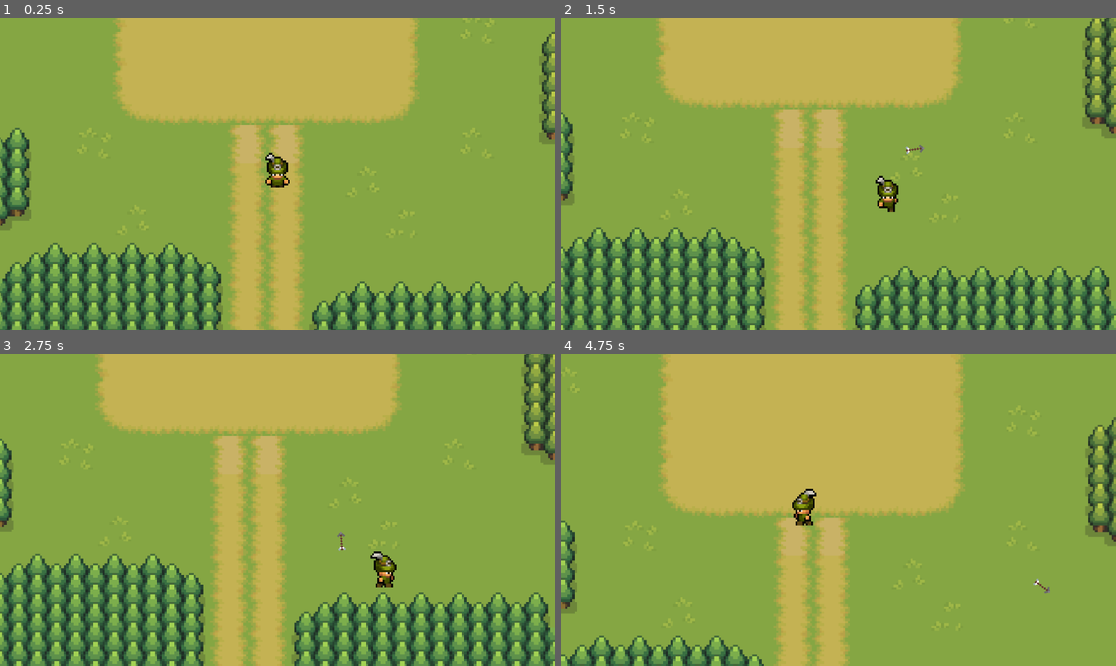
Above: before the commit, frames 1-4 (two rows, left to right).
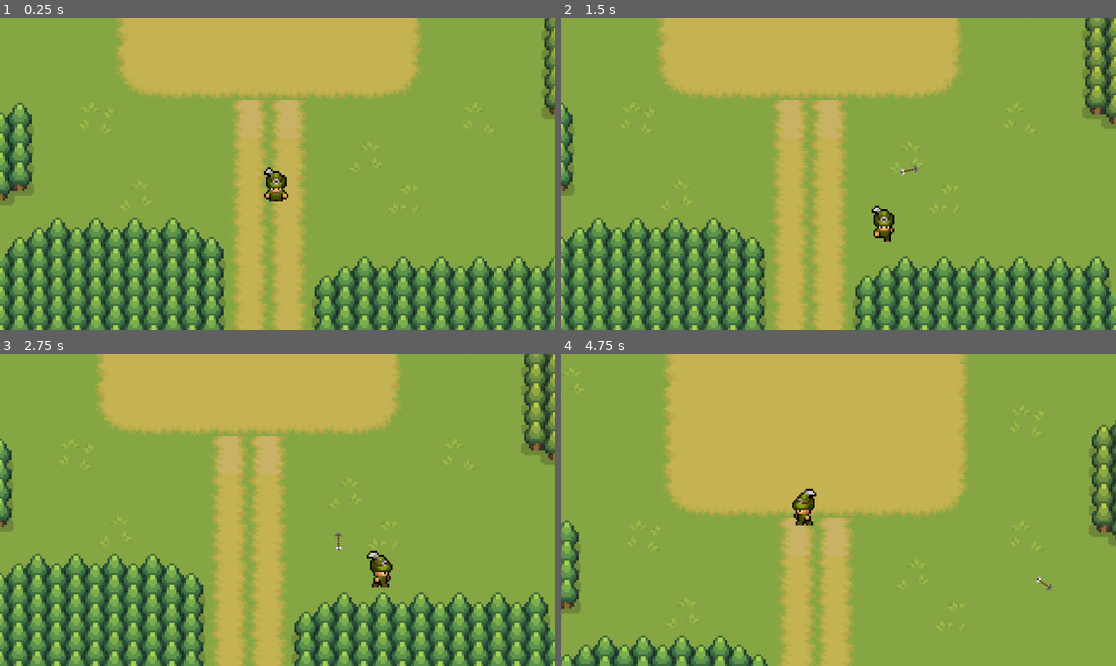
Above: after the commit, the same moments.

Repository: AethelVeritas/Dunedain
Game: Godot game, scene res://scenes/introduction.tscn
Same seed, same stepped clock (60 frames per second), same inputs: the game is played once before the commit and once after it.
Inputs (mouse positions are in pixels of both pictures, inside the frame that each line leads up to):
- Up to frame 1 (0.25 s): no input
- Up to frame 2 (1.5 s): move the mouse to (960, 158) at 0.52 s; hold D (right) 0.53-1.28 s; click (960, 158) at 0.6 s; move the mouse to (727, 189) at 1.27 s; hold S (down) from 1.28 s (still down); click (727, 189) at 1.35 s
- Up to frame 3 (2.75 s): move the mouse to (333, 441) at 2.02 s; release S (down) at 2.03 s; hold D (right) from 2.03 s (still down); click (333, 441) at 2.1 s
- Up to frame 4 (4.75 s): move the mouse to (810, 572) at 2.77 s; release D (right) at 2.78 s; hold W (up) 2.78-3.53 s; click (810, 572) at 2.85 s; move the mouse to (1005, 556) at 3.52 s; hold A (left) from 3.53 s (still down); click (1005, 556) at 3.6 s; move the mouse to (672, 463) at 4.27 s; click (672, 463) at 4.35 s

The runs differ from the first frame. In frame 1, 26% of the frame differs, in the area x 0-100%, y 0-100%; in frame 2, 24%; in frame 3, 0.5%; in frame 4, 6.6%.

Commit message:
add not working transition

Diff:
--- a/project.godot
+++ b/project.godot
@@ -18,6 +18,8 @@
 [autoload]
 
 GameManager="*res://scripts/game_manager.gd"
+NavigationManager="*res://scripts/navigation_manager.gd"
+TransitionScreen="*res://scenes/transition_screen.tscn"
 
 [global_group]
 
--- a/scenes/introduction.tscn
+++ b/scenes/introduction.tscn
@@ -998,14 +998,14 @@
 tile_set = SubResource("TileSet_gply2")
 
 [node name="Player" parent="." instance=ExtResource("5_xofpe")]
-position = Vector2(-60, -65)
+position = Vector2(-64, -24.000008)
 
 [node name="Doors" type="Node" parent="."]
 
 [node name="Door_N" parent="Doors" instance=ExtResource("6_e7oap")]
 position = Vector2(-72, -520)
-destination_level = "root"
-destination_door_tag = "S"
+destination_level_tag = "root"
+destination_door_tag = "N"
 
 [node name="Spawn" parent="Doors/Door_N" index="1"]
 position = Vector2(0, 40)
--- a/scenes/root.tscn
+++ b/scenes/root.tscn
@@ -2,12 +2,11 @@
 
 [ext_resource type="PackedScene" uid="uid://bh1w0ho7ry2kq" path="res://scenes/player.tscn" id="1_j5px3"]
 [ext_resource type="Script" uid="uid://dhpfdag4p3ano" path="res://scripts/root.gd" id="1_sqa0i"]
-[ext_resource type="PackedScene" uid="uid://dkqk7f4s0wbqy" path="res://scenes/turret.tscn" id="3_lrqlo"]
 [ext_resource type="Texture2D" uid="uid://btcv8xwvke14a" path="res://sprites/terrain/survivalgame-trees.png" id="4_j287u"]
-[ext_resource type="PackedScene" uid="uid://dpd56u8fp61ka" path="res://scenes/arrowtest.tscn" id="4_sqa0i"]
+[ext_resource type="PackedScene" uid="uid://dkqk7f4s0wbqy" path="res://scenes/turret.tscn" id="4_sqa0i"]
 [ext_resource type="Texture2D" uid="uid://cafnushewpbck" path="res://sprites/terrain/survivalgame-terrian-water.png" id="5_5sfjl"]
+[ext_resource type="PackedScene" uid="uid://cc2mu4hywto4x" path="res://scenes/testfield.tscn" id="5_jh1ax"]
 [ext_resource type="Texture2D" uid="uid://d38b4nngiddu1" path="res://sprites/terrain/survivalgame-terrian-defult.png" id="5_kycxp"]
-[ext_resource type="PackedScene" uid="uid://cc2mu4hywto4x" path="res://scenes/testfield.tscn" id="5_jh1ax"]
 [ext_resource type="Texture2D" uid="uid://jryjpagpsv20" path="res://sprites/terrain/survivalgame-terrian-cliffs.png" id="6_j287u"]
 [ext_resource type="PackedScene" uid="uid://cm7avbp2n4ulk" path="res://scenes/door.tscn" id="9_3hfy5"]
 
@@ -1002,19 +1001,19 @@
 tile_map_data = PackedByteArray("AAD+/wAAAwADAAEAAAD+////AwADAAEAAAD+//7/AwADAAEAAAD+//3/AwADAAEAAAD+//z/AwADAAEAAAD9// …(1280 unchanged characters)…
 tile_set = SubResource("TileSet_7pvxh")
 
-[node name="Turret" parent="." instance=ExtResource("3_lrqlo")]
+[node name="Turret" parent="." instance=ExtResource("4_sqa0i")]
 position = Vector2(-288, -432)
 
-[node name="Turret2" parent="." instance=ExtResource("3_lrqlo")]
+[node name="Turret2" parent="." instance=ExtResource("4_sqa0i")]
 position = Vector2(128, -344)
 
 [node name="Player" parent="." instance=ExtResource("1_j5px3")]
-position = Vector2(-7, 33)
+position = Vector2(-72, 40)
 
 [node name="CharacterBody2D" parent="." instance=ExtResource("4_sqa0i")]
 position = Vector2(-35, -30)
 
-[node name="Turret3" parent="." instance=ExtResource("3_lrqlo")]
+[node name="Turret3" parent="." instance=ExtResource("4_sqa0i")]
 z_index = 1
 position = Vector2(23, 89)
 
@@ -1024,12 +1023,11 @@
 [node name="Doors" type="Node" parent="."]
 
 [node name="Door_S" parent="Doors" instance=ExtResource("9_3hfy5")]
-position = Vector2(-72, 88)
-destination_level = "introduction"
+position = Vector2(-72, 96)
 destination_door_tag = "N"
 spawn_direction = "down"
 
 [node name="Spawn" parent="Doors/Door_S" index="1"]
-position = Vector2(0, -56)
+position = Vector2(0, -32)
 
 [editable path="Doors/Door_S"]
--- /dev/null
+++ b/scenes/transition_screen.tscn
@@ -0,0 +1,74 @@
+[gd_scene load_steps=6 format=3 uid="uid://dskjm14u28o7l"]
+
+[ext_resource type="Script" uid="uid://cn6xl2mixiy4g" path="res://scripts/transition_screen.gd" id="1_12c8c"]
+
+[sub_resource type="Animation" id="Animation_g3du7"]
+resource_name = "fade_to_black"
+length = 0.5
+tracks/0/type = "value"
+tracks/0/imported = false
+tracks/0/enabled = true
+tracks/0/path = NodePath("ColorRect:modulate")
+tracks/0/interp = 1
+tracks/0/loop_wrap = true
+tracks/0/keys = {
+"times": PackedFloat32Array(0, 0.49690595),
+"transitions": PackedFloat32Array(1, 1),
+"update": 0,
+"values": [Color(1, 1, 1, 0), Color(1, 1, 1, 1)]
+}
+
+[sub_resource type="Animation" id="Animation_12c8c"]
+length = 0.001
+tracks/0/type = "value"
+tracks/0/imported = false
+tracks/0/enabled = true
+tracks/0/path = NodePath("ColorRect:modulate")
+tracks/0/interp = 1
+tracks/0/loop_wrap = true
+tracks/0/keys = {
+"times": PackedFloat32Array(0),
+"transitions": PackedFloat32Array(1),
+"update": 0,
+"values": [Color(1, 1, 1, 0)]
+}
+
+[sub_resource type="Animation" id="Animation_jweab"]
+resource_name = "fade_to_normal"
+length = 0.5
+tracks/0/type = "value"
+tracks/0/imported = false
+tracks/0/enabled = true
+tracks/0/path = NodePath("ColorRect:modulate")
+tracks/0/interp = 1
+tracks/0/loop_wrap = true
+tracks/0/keys = {
+"times": PackedFloat32Array(0, 0.5),
+"transitions": PackedFloat32Array(1, 1),
+"update": 0,
+"values": [Color(1, 1, 1, 1), Color(1, 1, 1, 0)]
+}
+
+[sub_resource type="AnimationLibrary" id="AnimationLibrary_jweab"]
+_data = {
+&"RESET": SubResource("Animation_12c8c"),
+&"fade_to_black": SubResource("Animation_g3du7"),
+&"fade_to_normal": SubResource("Animation_jweab")
+}
+
+[node name="transition_screen" type="CanvasLayer"]
+script = ExtResource("1_12c8c")
+
+[node name="ColorRect" type="ColorRect" parent="."]
+modulate = Color(1, 1, 1, 0)
+anchors_preset = 15
+anchor_right = 1.0
+anchor_bottom = 1.0
+grow_horizontal = 2
+grow_vertical = 2
+color = Color(0.19599998, 0.114999995, 0.25, 1)
+
+[node name="AnimationPlayer" type="AnimationPlayer" parent="."]
+libraries = {
+&"": SubResource("AnimationLibrary_jweab")
+}
--- a/scripts/door.gd
+++ b/scripts/door.gd
@@ -3,7 +3,7 @@
 
 class_name Door
 
-@export var destination_level: String
+@export var destination_level_tag: String
 @export var destination_door_tag: String
 @export var spawn_direction = "up"
 
@@ -12,5 +12,6 @@
 
 
 func _on_body_entered(body: Node2D) -> void:
+	print("body_enteredeww")
 	if body.is_in_group("Player"):
-		pass
+		NavigationManager.go_to_level(destination_level_tag, destination_door_tag)
--- a/scripts/navigation_manager.gd
+++ b/scripts/navigation_manager.gd
@@ -5,7 +5,16 @@
 
 var 	spawn_door_tag
 
-func go_to_level(level_tag, door_tag	):
-	pass
-	#match level_tag:
-		#"lobby"
+func go_to_level(level_tag, destination_tag	):
+	var scene_to_load
+	match level_tag:
+		"introduction":
+			scene_to_load = scene_introduction
+		"root":
+			scene_to_load = scene_root
+	print(level_tag)
+	if scene_to_load != null:
+		#TransitionScreen.transition()
+		#await TransitionScreen.on_transition_finished
+		spawn_door_tag = destination_tag
+		get_tree().change_scene_to_packed(scene_to_load)
--- /dev/null
+++ b/scripts/transition_screen.gd
@@ -0,0 +1,21 @@
+extends CanvasLayer
+
+signal on_transition_finished
+
+
+@onready var animation_player = $AnimationPlayer
+@onready var color_rect: ColorRect = $ColorRect
+
+func _ready():
+	color_rect.visible = false
+	animation_player.animation_finished.connect(_on_animation_finished)
+
+func _on_animation_finished(anim_name):
+	if anim_name == "fade_to_black":
+		animation_player.play("fade_to_normal")
+	elif anim_name == "fade_to_normal":
+		color_rect.visible = false
+
+func transition():
+	color_rect.visible = true
+	animation_player.play("fade_to_black")
Not shown, added: scripts/transition_screen.gd.uid
